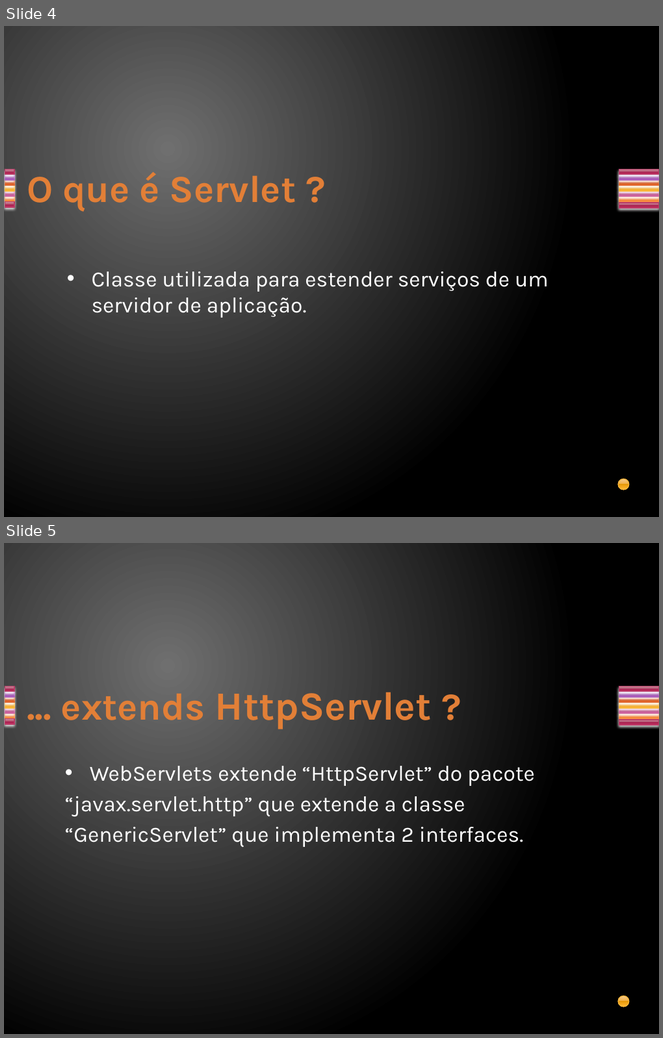
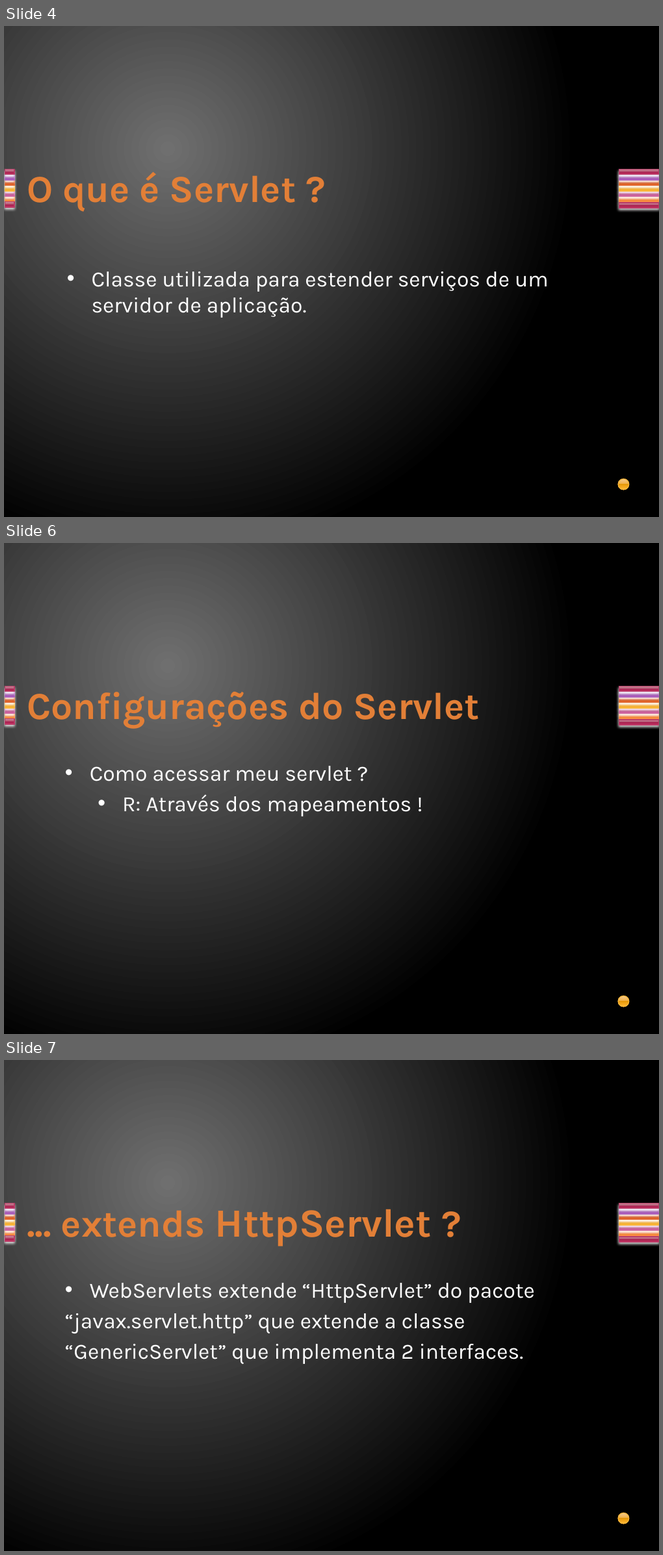
Before and after one commit to davirj9/javaAvancado, a slide deck: AulasAvancado/src/main/resources/br/com/Aula2/Servlets.pptx. Shown one above the other, each under a label of ours: slides 4 and 5 before the commit, slides 4, 6 and 7 after it; the slides between them are not shown. The pictures are 663x1038 and 663x1555 pixels, drawn with LibreOffice and Linux fonts; fonts in the diff are those of the drawing. Boxes give left, top, right and bottom in pixels: in the first picture for what was removed or moved away, otherwise in the second. Text is boxed around its words. In the diff, an @@ line names an element or a change of style, - is before the commit and + after.

```diff
--- a/AulasAvancado/src/main/resources/br/com/Aula2/Servlets.pptx
+++ b/AulasAvancado/src/main/resources/br/com/Aula2/Servlets.pptx
@@ slide 6 added at box(4, 543, 659, 1034), background gradient #707070 to #000000; not listed: 15 template elements that a slide beside it also shows @@
@@ title added at box(27, 692, 479, 729), 42 pt, text gradient #E38037 to #FA8D3D, bold @@
+Configurações do Servlet
@@ text added at box(90, 766, 412, 817), 24 pt, text #FFFFFF @@
+• Como acessar meu servlet ?
+  • R: Através dos mapeamentos !
@@ what was slide 5 is now slide 7 @@
```
Also in this commit, not shown: 1 slide changed, 3 other slides added, 1 slide removed, 10 other files.
